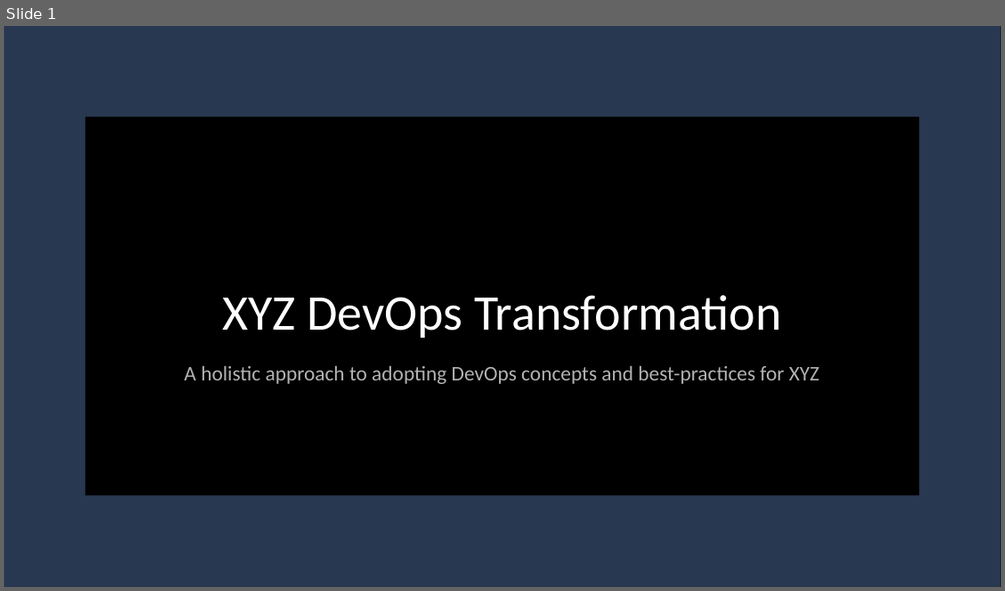
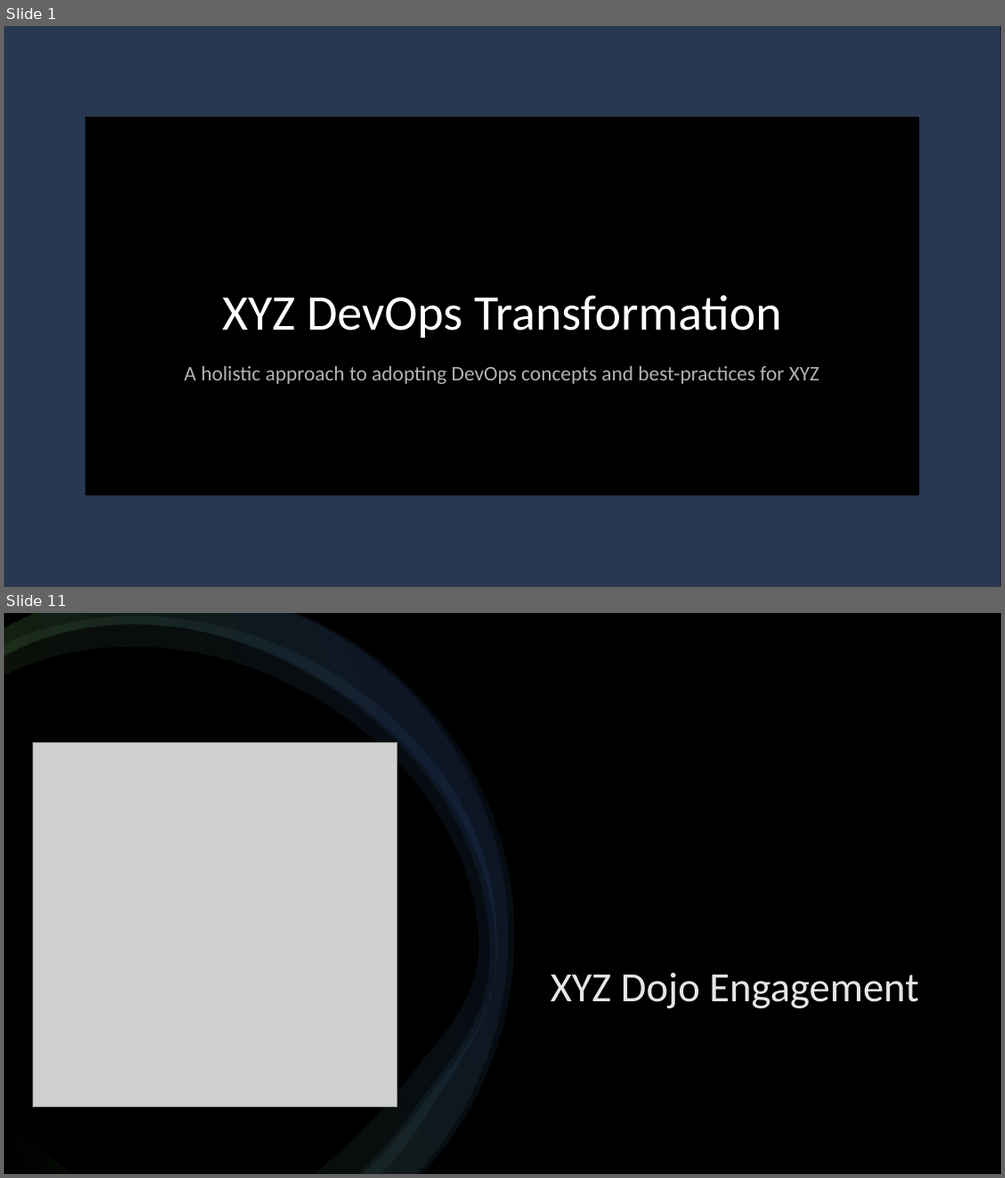
Before and after one commit to bigfrank123/liatrio-exercise, a slide deck: Artifacts/Liatrio.pptx. Shown one above the other, each under a label of ours: slide 1 before the commit, slides 1 and 11 after it; the slides between them are not shown. The pictures are 1005x591 and 1005x1178 pixels, drawn with LibreOffice and Linux fonts; fonts in the diff are those of the drawing; grey boxes stand for pictures; background and template pictures are left out. Boxes give left, top, right and bottom in pixels: in the first picture for what was removed or moved away, otherwise in the second. Text is boxed around its words. In the diff, an @@ line names an element or a change of style, - is before the commit and + after.

```diff
--- a/Artifacts/Liatrio.pptx
+++ b/Artifacts/Liatrio.pptx
@@ slide 11 added at [4,613,1001,1174], background #000000 @@
@@ rectangle added at [4,613,1001,1174], fill #000000 @@
@@ freeform shape added at [4,616,497,1174], fill gradient #000000 to #70AD47 to #4472C4 @@
@@ freeform shape added at [4,613,508,1174], fill gradient #000000 to #70AD47 to #4472C4 @@
@@ freeform shape added at [4,613,514,1173], fill gradient #000000 to #70AD47 to #4472C4 @@
@@ picture added at [33,742,397,1107] @@
@@ title added at [550,973,918,1008], 40 pt, text #E7E6E6 @@
+XYZ Dojo Engagement
```
Also in this commit, not shown: 1 slide changed, 12 other slides added, 1 slide removed.
